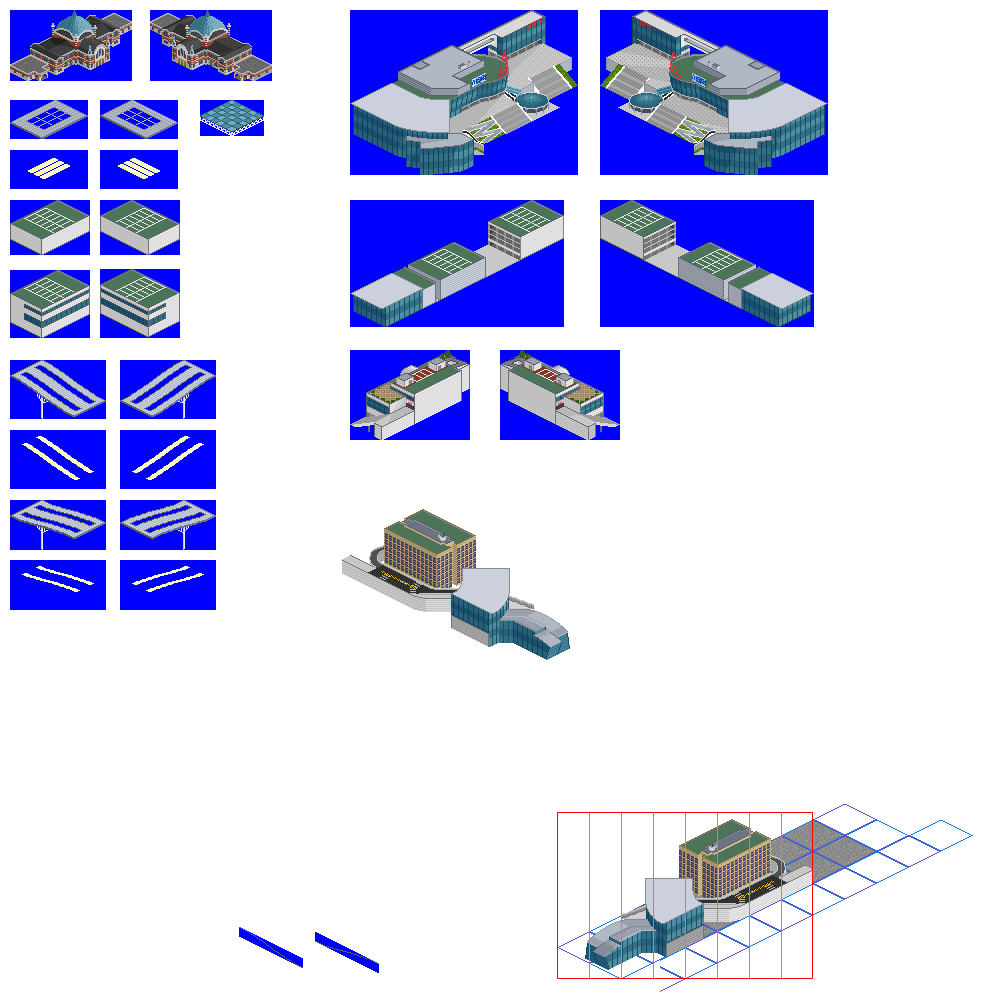
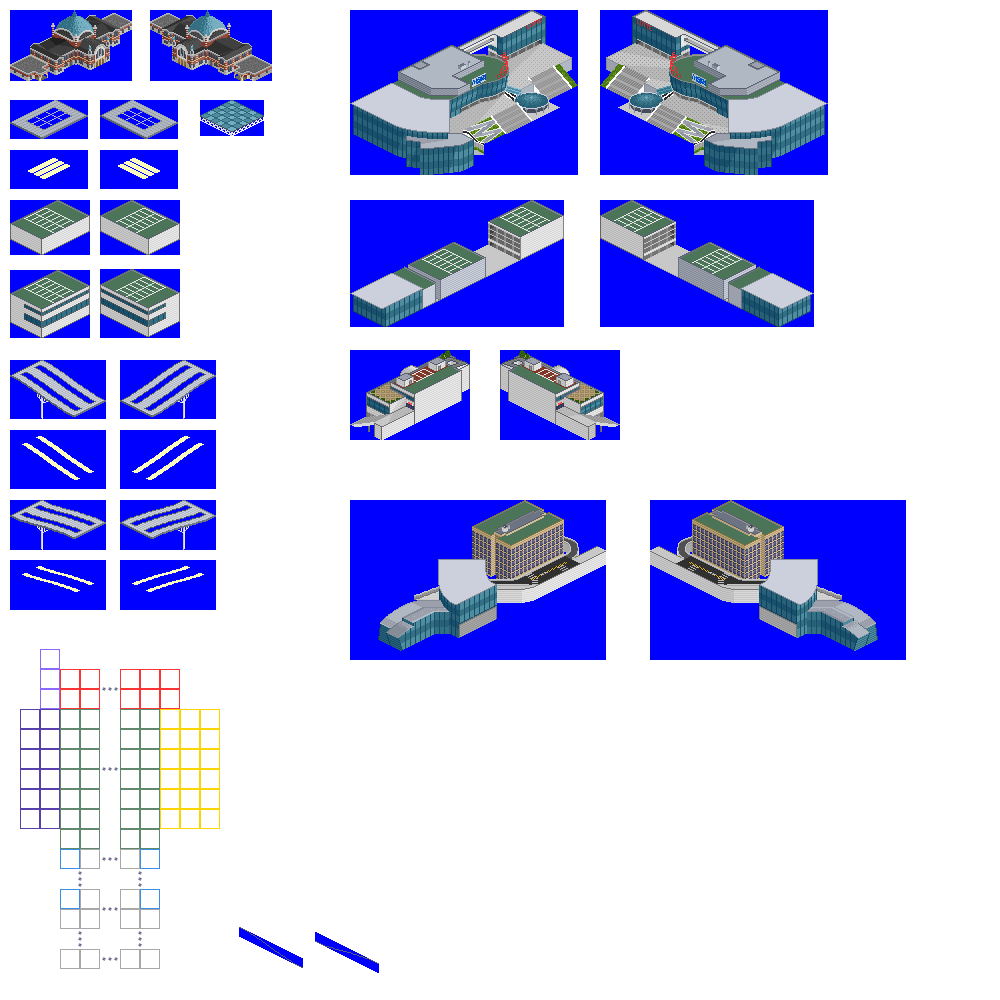
Two versions of the same layered image (1000px x 1000px). Layer-by-layer changes:
painted on "buildings" over [left=20, top=649, right=220, bottom=969]
painted on "buildings _6" over [left=557, top=812, right=813, bottom=979]
painted on "buildings_8" over [left=342, top=500, right=878, bottom=970]
painted on "grounds_2" over [left=660, top=820, right=973, bottom=992]
painted on "grounds" over [left=557, top=804, right=909, bottom=979]
painted on "배경" over [left=350, top=500, right=906, bottom=660]
